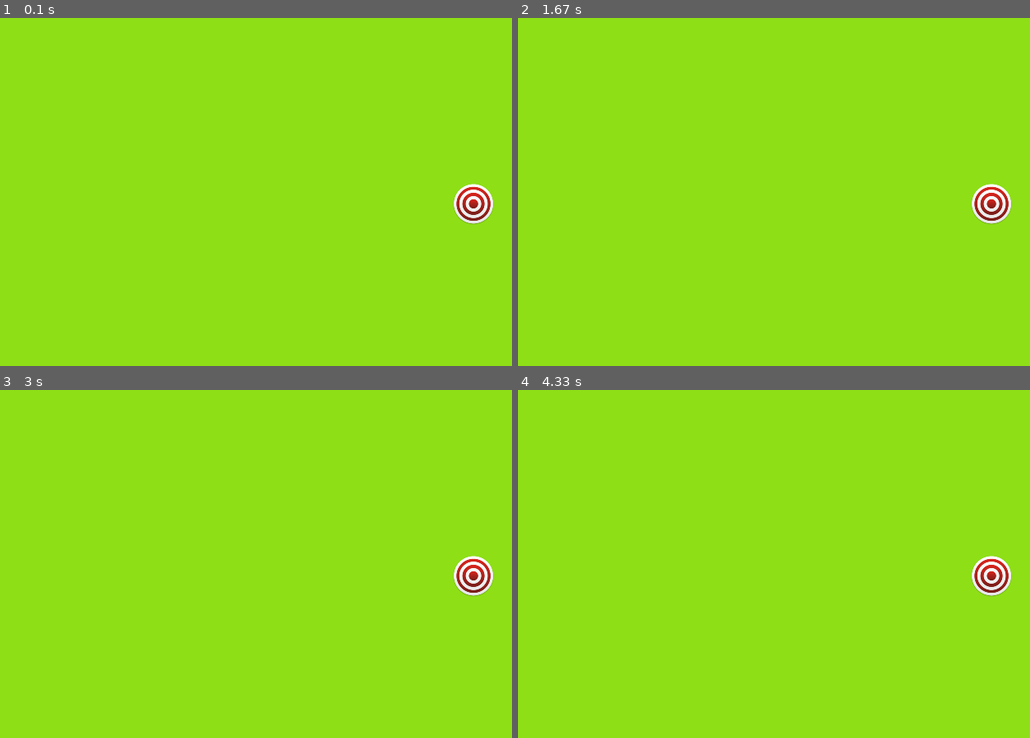
Above: before the commit, frames 1-4 (two rows, left to right).
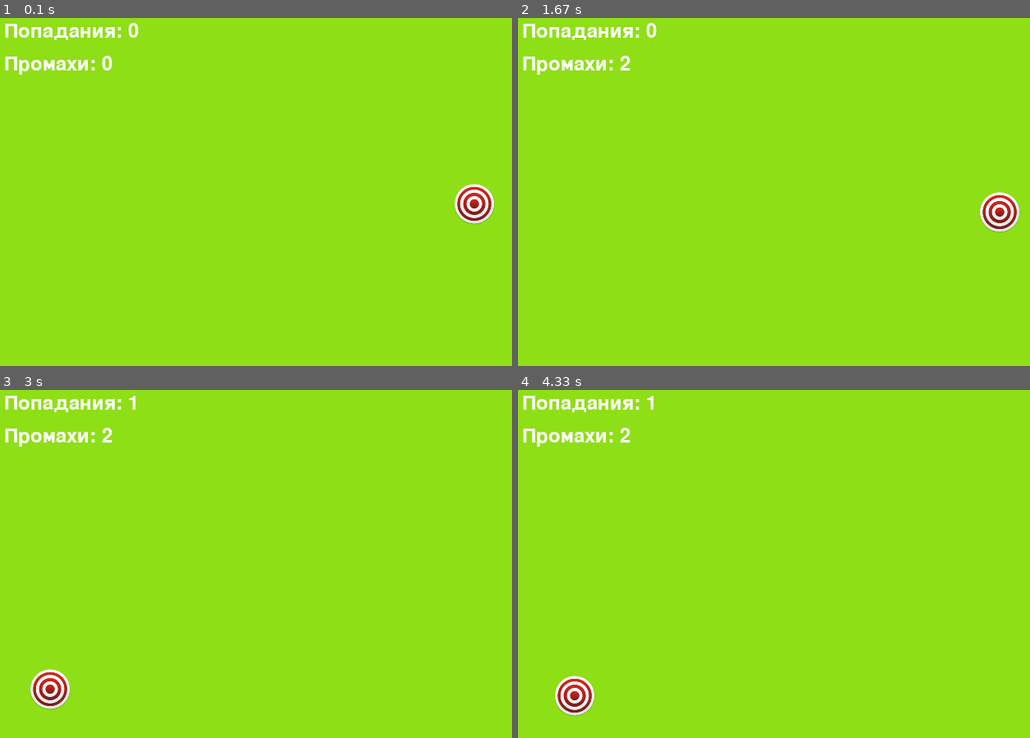
Above: after the commit, the same moments.

Repository: Pavelzerocoder/Git_pygame_3.3
Game: pygame game, started from main.py
Two runs of this game, one before a commit and one after it. Both use one fixed random seed, a clock stepped at 60 frames per second and the inputs below.
Inputs (mouse positions are in pixels of both pictures, inside the frame that each line leads up to):
- Up to frame 1 (0.1 s): no input
- Up to frame 2 (1.67 s): click (840, 258) at 0.38 s; click (686, 265) at 0.72 s
- Up to frame 3 (3 s): click (496, 588) at 2.88 s
- Up to frame 4 (4.33 s): no input

The runs differ from the first frame. In frame 1, 1.2% of the frame differs, in the area x 0-97%, y 1-60%; in frame 2, 1.8%; in frame 3, 2.3%, in the area x 0-97%, y 1-92%; in frame 4, 2.3%.

Commit message:
add new funсtion

Diff:
--- a/main.py
+++ b/main.py
@@ -13,32 +13,68 @@
 pygame.display.set_icon(icon)
 
 target_img = pygame.image.load('img/target.png')
-target_wight = 50
+target_width = 50
 target_height = 50
 
-target_x = random.randint(0, SCREEN_WIDTH - target_wight)
+target_x = random.randint(0, SCREEN_WIDTH - target_width)
 target_y = random.randint(0, SCREEN_HEIGHT - target_height)
 
+# Скорость перемещения мишени
+target_speed_x = 0.1  # Скорость по оси X
+target_speed_y = 0.1  # Скорость по оси Y
+
+# Цвет фона
 color = (random.randint(0, 255), random.randint(0, 255), random.randint(0, 255))
 
-
-
+# Счётчики попаданий и промахов
+hits = 0
+misses = 0
+font = pygame.font.Font(None, 36)  # Шрифт для отображения текста
 
 running = True
 while running:
     screen.fill(color)
+
+    # Обработка событий
     for event in pygame.event.get():
         if event.type == pygame.QUIT:
             running = False
 
         if event.type == pygame.MOUSEBUTTONDOWN:
             mouse_x, mouse_y = pygame.mouse.get_pos()
-            if target_x < mouse_x < target_x + target_wight and target_y < mouse_y < target_y + target_height:
-                target_x = random.randint(0, SCREEN_WIDTH - target_wight)
+            # Проверка попадания
+            if target_x < mouse_x < target_x + target_width and target_y < mouse_y < target_y + target_height:
+                hits += 1
+                # Перемещаем мишень в случайное место после попадания
+                target_x = random.randint(0, SCREEN_WIDTH - target_width)
                 target_y = random.randint(0, SCREEN_HEIGHT - target_height)
+            else:
+                misses += 1
+                # Проверка на проигрыш
+                if misses >= 3:
+                    print("Вы проиграли! Слишком много промахов.")
+                    running = False
+
+    # Перемещение мишени
+    target_x += target_speed_x
+    target_y += target_speed_y
+
+    # Проверка на выход мишени за границы экрана
+    if target_x <= 0 or target_x >= SCREEN_WIDTH - target_width:
+        target_speed_x = -target_speed_x  # Меняем направление по оси X
+    if target_y <= 0 or target_y >= SCREEN_HEIGHT - target_height:
+        target_speed_y = -target_speed_y  # Меняем направление по оси Y
+
+    # Отображение мишени
     screen.blit(target_img, (target_x, target_y))
+
+    # Отображение счётчиков
+    hits_text = font.render(f"Попадания: {hits}", True, (255, 255, 255))
+    misses_text = font.render(f"Промахи: {misses}", True, (255, 255, 255))
+    screen.blit(hits_text, (10, 10))
+    screen.blit(misses_text, (10, 50))
+
+    # Обновление экрана
     pygame.display.update()
 
-
-
 pygame.quit()
